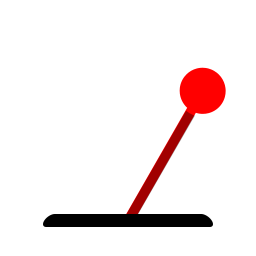
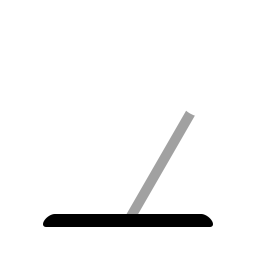
Layers edited between the first and the second 256 × 256 image:
removed layer "Layer 1 copy" (was darken) over [126, 67, 226, 214]
